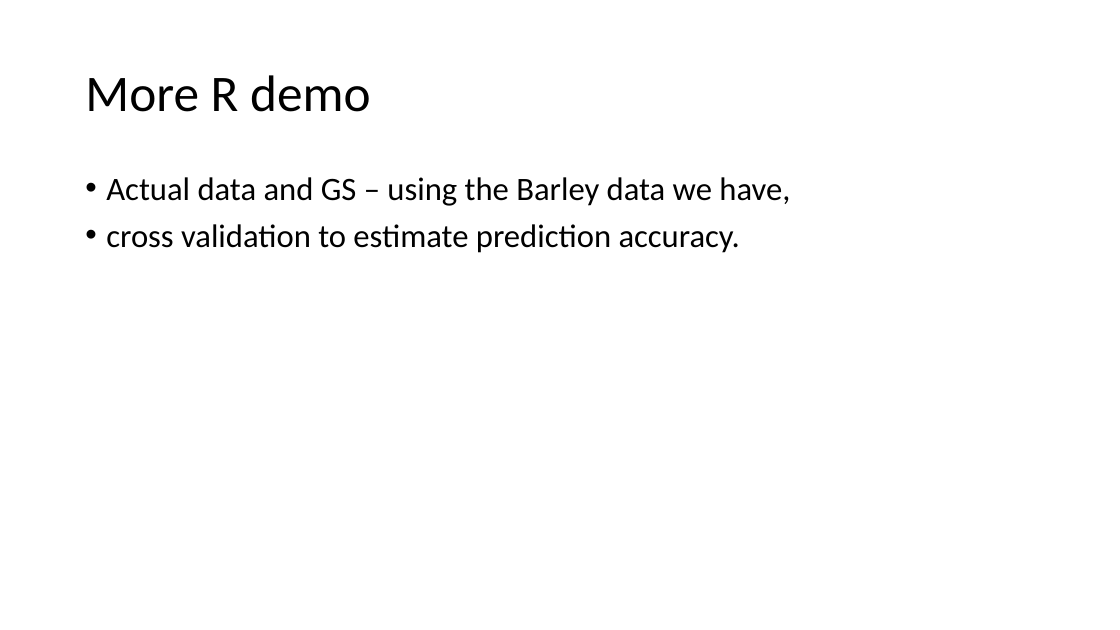
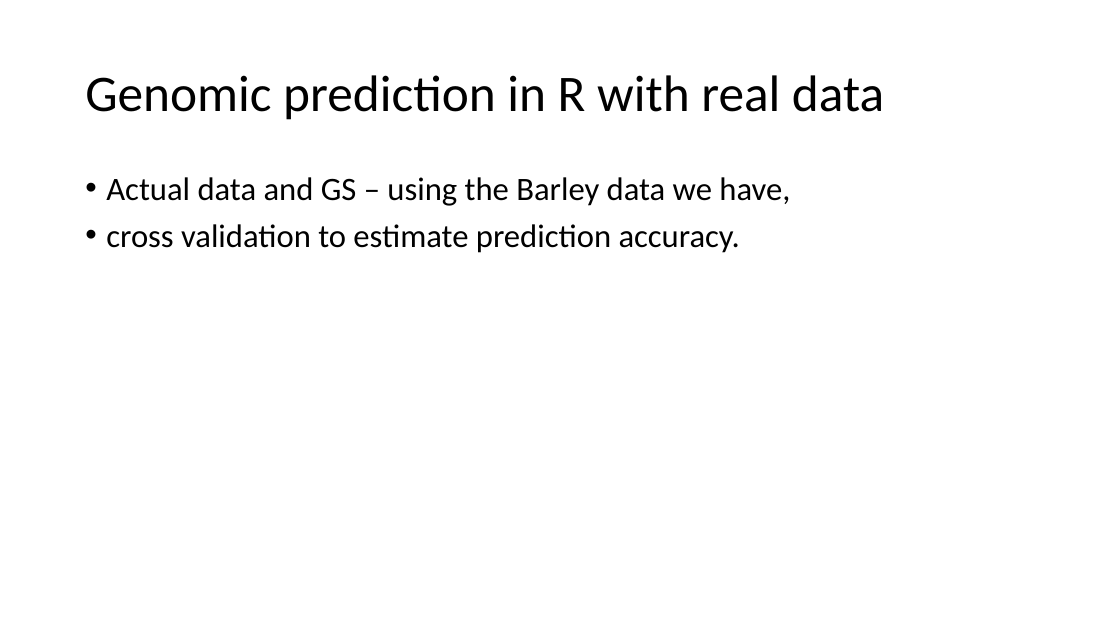
Before and after one commit to ter56/September2_2021_class, a slide deck: slide 33 of AdditiveModels_9_2_2021.pptx (slide 32 before the commit). Drawn at 1120x630 pixels with LibreOffice and Linux fonts; fonts in the diff are those of the drawing. Boxes give left, top, right and bottom in pixels: in the first picture for what was removed or moved away, otherwise in the second. Text is boxed around its words. In the diff, an @@ line names an element or a change of style, - is before the commit and + after.

```diff
--- a/AdditiveModels_9_2_2021.pptx
+++ b/AdditiveModels_9_2_2021.pptx
@@ title at [85, 75, 884, 120]: text changed @@
-More R demo
+Genomic prediction in R with real data
```
Also in this commit, not shown: 10 other slides changed, 4 slides added, 2 slides removed, 1 other file.
